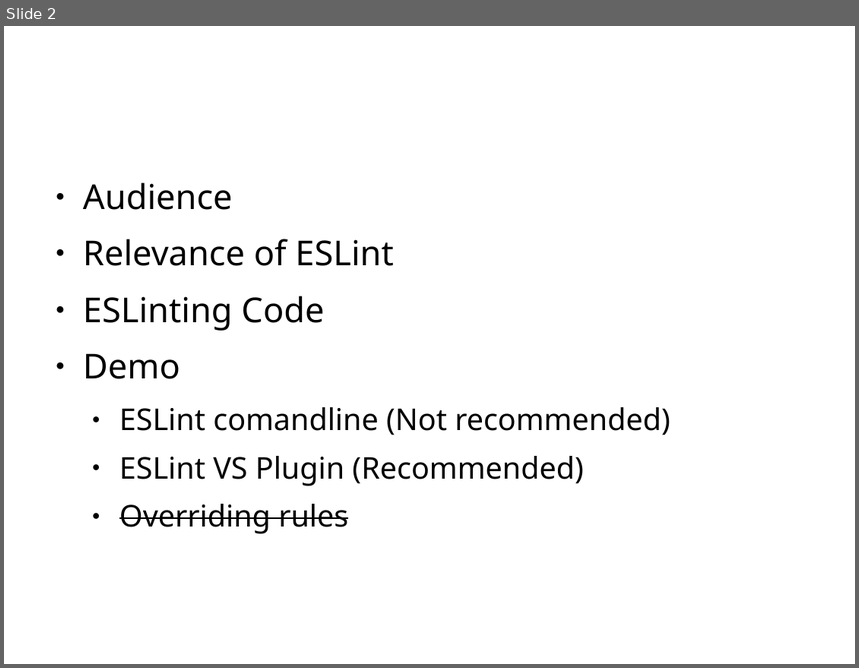
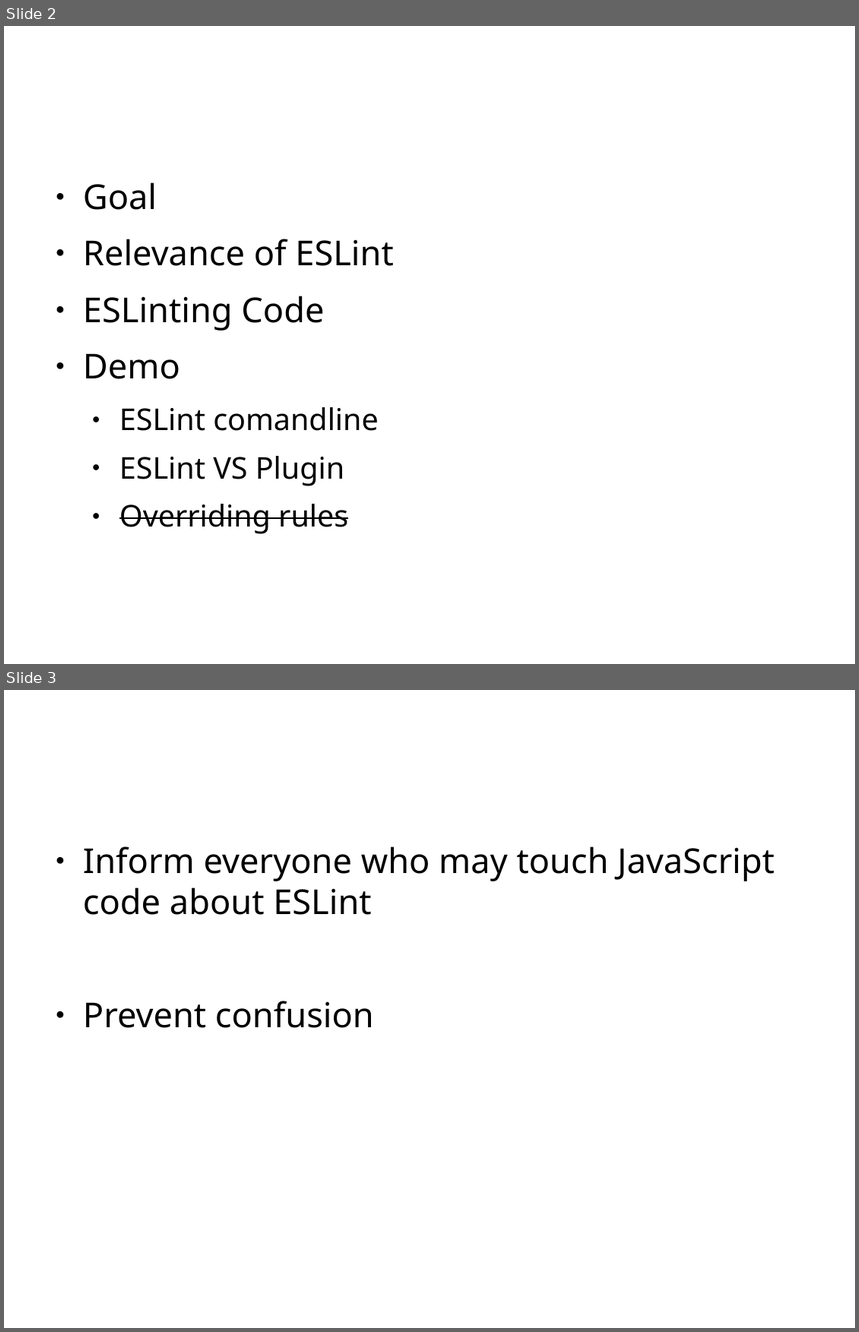
Before and after one commit to zoldello/eslint-for-beginners, a slide deck: eslint-talk.pptx. Shown one above the other, each under a label of ours: slide 2 before the commit, slides 2 and 3 after it. The pictures are 859x668 and 859x1332 pixels, drawn with LibreOffice and Linux fonts; fonts in the diff are those of the drawing; background and template pictures are left out. Boxes give left, top, right and bottom in pixels: in the first picture for what was removed or moved away, otherwise in the second. Text is boxed around its words. In the diff, an @@ line names an element or a change of style, - is before the commit and + after.

```diff
--- a/eslint-talk.pptx
+++ b/eslint-talk.pptx
@@ slide 3 added at bbox=[4, 690, 855, 1328], background picture (left out) @@
@@ text added at bbox=[47, 696, 813, 769], 44 pt, text #FFFFFF @@
+Goal
@@ text added at bbox=[83, 847, 775, 1028], 32 pt, text #000000 @@
+● Inform everyone who may touch JavaScript code about ESLint
+● Prevent confusion
@@ slide 2 changed as well @@
@@ text at bbox=[83, 183, 157, 210]: text changed @@
-● Audience
+● Goal
@@ text at bbox=[120, 408, 379, 487]: text changed @@
-  ● ESLint comandline (Not recommended)
-  ● ESLint VS Plugin (Recommended)
+  ● ESLint comandline
+  ● ESLint VS Plugin
```
Also in this commit, not shown: 6 other slides changed, 1 slide removed, 2 other files.
